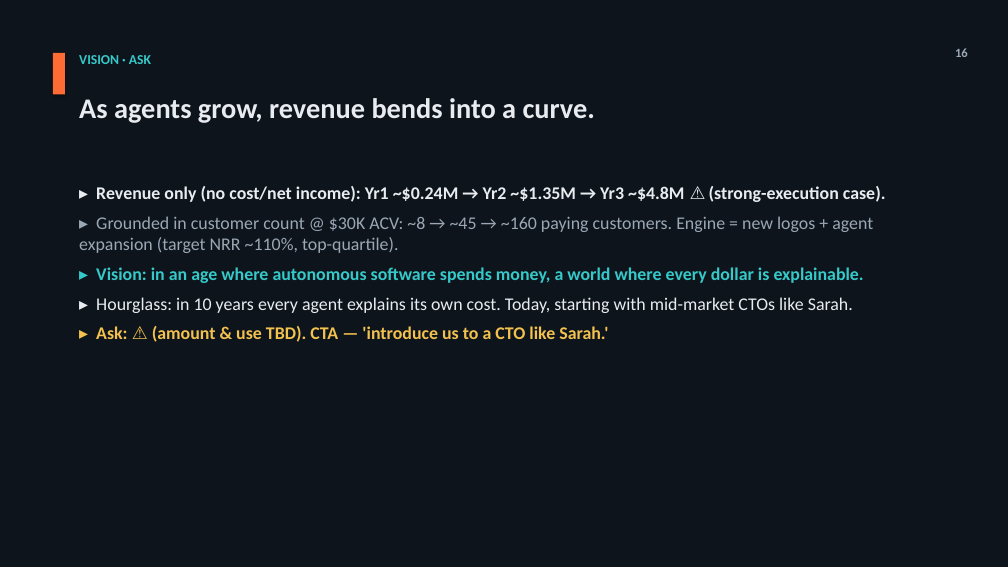
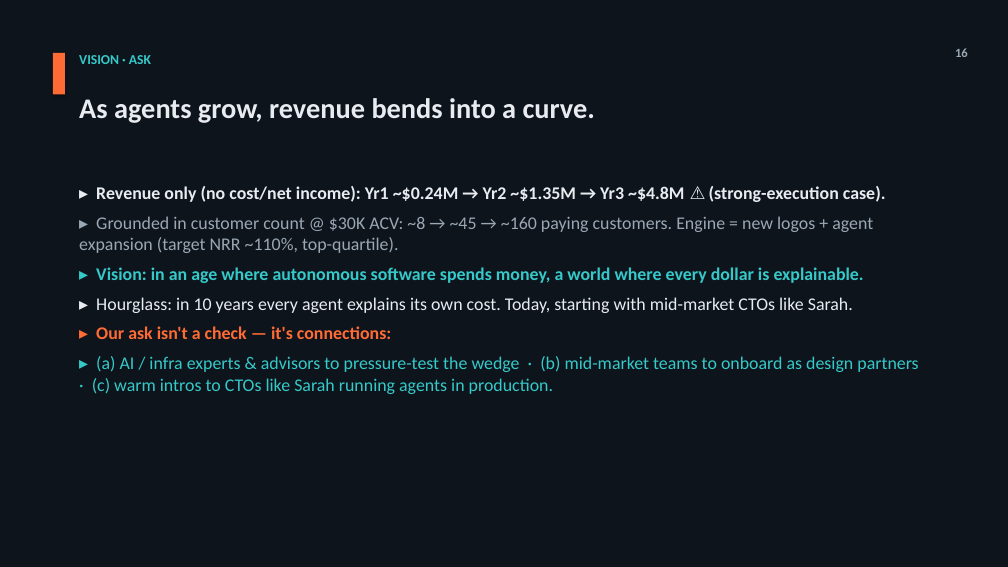
Before and after one commit to jmormalik/WTIA_AI_Cost_Gov, a slide deck: slide 16 of deliverables/Pitch_Deck_VersionB_Hero-Hybrid_EN.pptx. Drawn at 1008x567 pixels with LibreOffice and Linux fonts; fonts in the diff are those of the drawing. Boxes give left, top, right and bottom in pixels: in the first picture for what was removed or moved away, otherwise in the second. Text is boxed around its words. In the diff, an @@ line names an element or a change of style, - is before the commit and + after.

```diff
--- a/deliverables/Pitch_Deck_VersionB_Hero-Hybrid_EN.pptx
+++ b/deliverables/Pitch_Deck_VersionB_Hero-Hybrid_EN.pptx
@@ text at [92,326,918,394]: text changed; text colour #F2C14E to #35C9C9; bold off @@
-▸ Ask: ⚠ (amount & use TBD). CTA — 'introduce us to a CTO like Sarah.'
+▸ Our ask isn't a check — it's connections:
+▸ (a) AI / infra experts & advisors to pressure-test the wedge · (b) mid-market teams to onboard as design partners · (c) warm intros to CTOs like Sarah running agents in production.
```
Also in this commit, not shown: 4 other slides changed, 6 other files.
